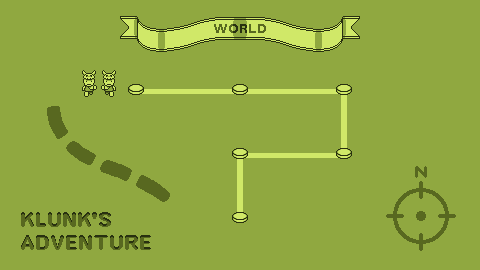
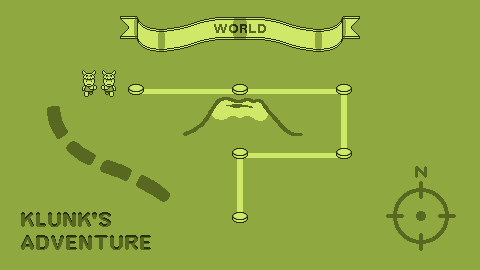
Layer changes from the first 480×270 image to the second:
painted on "Path" over [183, 97, 303, 136]
